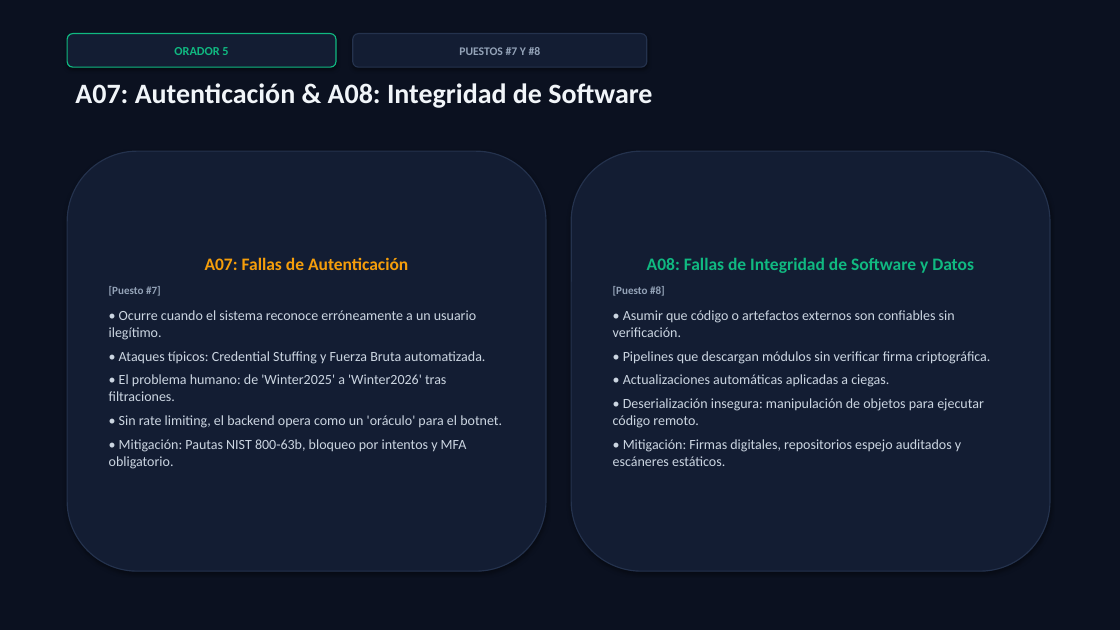
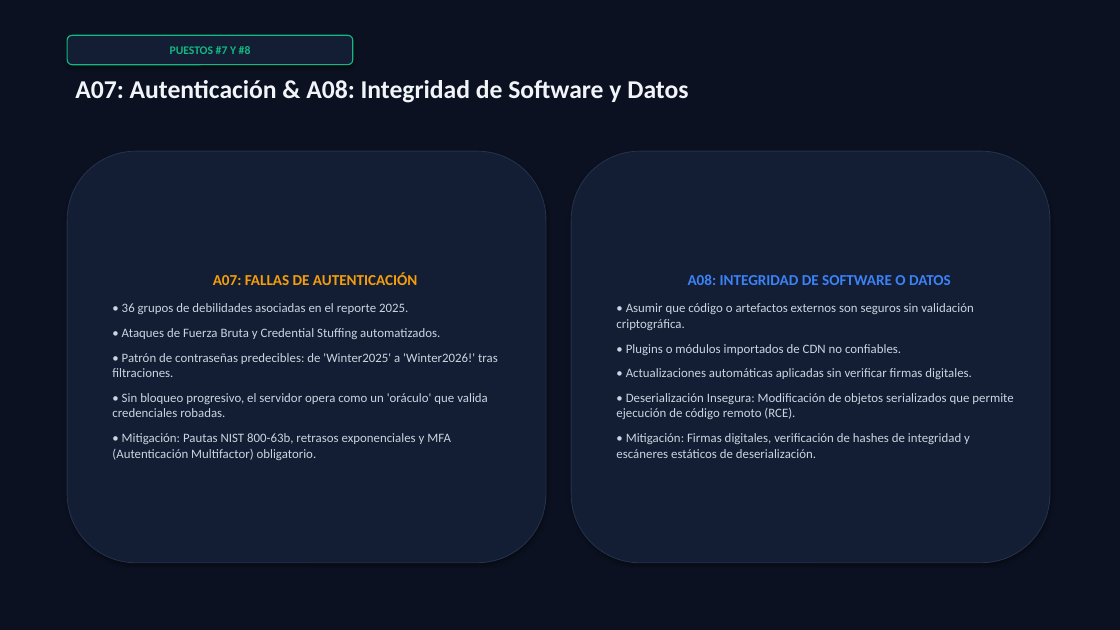
Before and after one commit to Vgarzaniti/SeguridadTP, a slide deck: slide 11 of OWASP_Top_10_2025_Presentacion.pptx. Drawn at 1120x630 pixels with LibreOffice and Linux fonts; fonts in the diff are those of the drawing. Boxes give left, top, right and bottom in pixels: in the first picture for what was removed or moved away, otherwise in the second. Text is boxed around its words. In the diff, an @@ line names an element or a change of style, - is before the commit and + after.

```diff
--- a/OWASP_Top_10_2025_Presentacion.pptx
+++ b/OWASP_Top_10_2025_Presentacion.pptx
@@ rounded rectangle "PUESTOS #7 Y #8": place and size @@
-rounded rectangle "PUESTOS #7 Y #8" at box(353, 34, 647, 67)
+rounded rectangle "PUESTOS #7 Y #8" at box(67, 35, 353, 65)
@@ rounded rectangle "PUESTOS #7 Y #8" at box(67, 35, 353, 65): text colour #94A3B8 to #10B981; outline #24324D 1 pt to #10B981 1 pt @@
@@ rounded rectangle removed at box(67, 34, 336, 67) @@
-ORADOR 5
@@ text at box(75, 80, 688, 103): text changed; size 24 to 22 pt @@
-A07: Autenticación & A08: Integridad de Software
+A07: Autenticación & A08: Integridad de Software y Datos
@@ rounded rectangle "A07: FALLAS DE AUTENTICACIÓN" at box(67, 151, 546, 563): outline #24324D 1 pt to #24324D 0.75 pt @@
@@ rounded rectangle "A07: FALLAS DE AUTENTICACIÓN": place and size @@
-rounded rectangle "A07: FALLAS DE AUTENTICACIÓN" at box(67, 151, 546, 571)
+rounded rectangle "A07: FALLAS DE AUTENTICACIÓN" at box(67, 151, 546, 563)
@@ rounded rectangle "A08: INTEGRIDAD DE SOFTWARE O ...": place and size @@
-rounded rectangle "A08: INTEGRIDAD DE SOFTWARE O ..." at box(571, 151, 1050, 571)
+rounded rectangle "A08: INTEGRIDAD DE SOFTWARE O ..." at box(571, 151, 1050, 563)
@@ rounded rectangle "A08: INTEGRIDAD DE SOFTWARE O ..." at box(571, 151, 1050, 563): outline #24324D 1 pt to #24324D 0.75 pt @@
@@ text in rounded rectangle at box(112, 272, 498, 460): text changed; size 12 to 11 pt @@
-A07: Fallas de Autenticación
-[Puesto #7]
-• Ocurre cuando el sistema reconoce erróneamente a un usuario ilegítimo.
-• Ataques típicos: Credential Stuffing y Fuerza Bruta automatizada.
-• El problema humano: de 'Winter2025' a 'Winter2026' tras filtraciones.
-• Sin rate limiting, el backend opera como un 'oráculo' para el botnet.
-• Mitigación: Pautas NIST 800-63b, bloqueo por intentos y MFA obligatorio.
+A07: FALLAS DE AUTENTICACIÓN
+• 36 grupos de debilidades asociadas en el reporte 2025.
+• Ataques de Fuerza Bruta y Credential Stuffing automatizados.
+• Patrón de contraseñas predecibles: de 'Winter2025' a 'Winter2026!' tras filtraciones.
+• Sin bloqueo progresivo, el servidor opera como un 'oráculo' que valida credenciales robadas.
+• Mitigación: Pautas NIST 800-63b, retrasos exponenciales y MFA (Autenticación Multifactor) obligatorio.
@@ text in rounded rectangle at box(616, 274, 1013, 458): text changed; size 12 to 11 pt @@
-A08: Fallas de Integridad de Software y Datos
-[Puesto #8]
-• Asumir que código o artefactos externos son confiables sin verificación.
-• Pipelines que descargan módulos sin verificar firma criptográfica.
-• Actualizaciones automáticas aplicadas a ciegas.
-• Deserialización insegura: manipulación de objetos para ejecutar código remoto.
-• Mitigación: Firmas digitales, repositorios espejo auditados y escáneres estáticos.
+A08: INTEGRIDAD DE SOFTWARE O DATOS
+• Asumir que código o artefactos externos son seguros sin validación criptográfica.
+• Plugins o módulos importados de CDN no confiables.
+• Actualizaciones automáticas aplicadas sin verificar firmas digitales.
+• Deserialización Insegura: Modificación de objetos serializados que permite ejecución de código remoto (RCE).
+• Mitigación: Firmas digitales, verificación de hashes de integridad y escáneres estáticos de deserialización.
```
Also in this commit, not shown: 6 other slides changed, 6 slides added, 6 slides removed, 2 other files.
